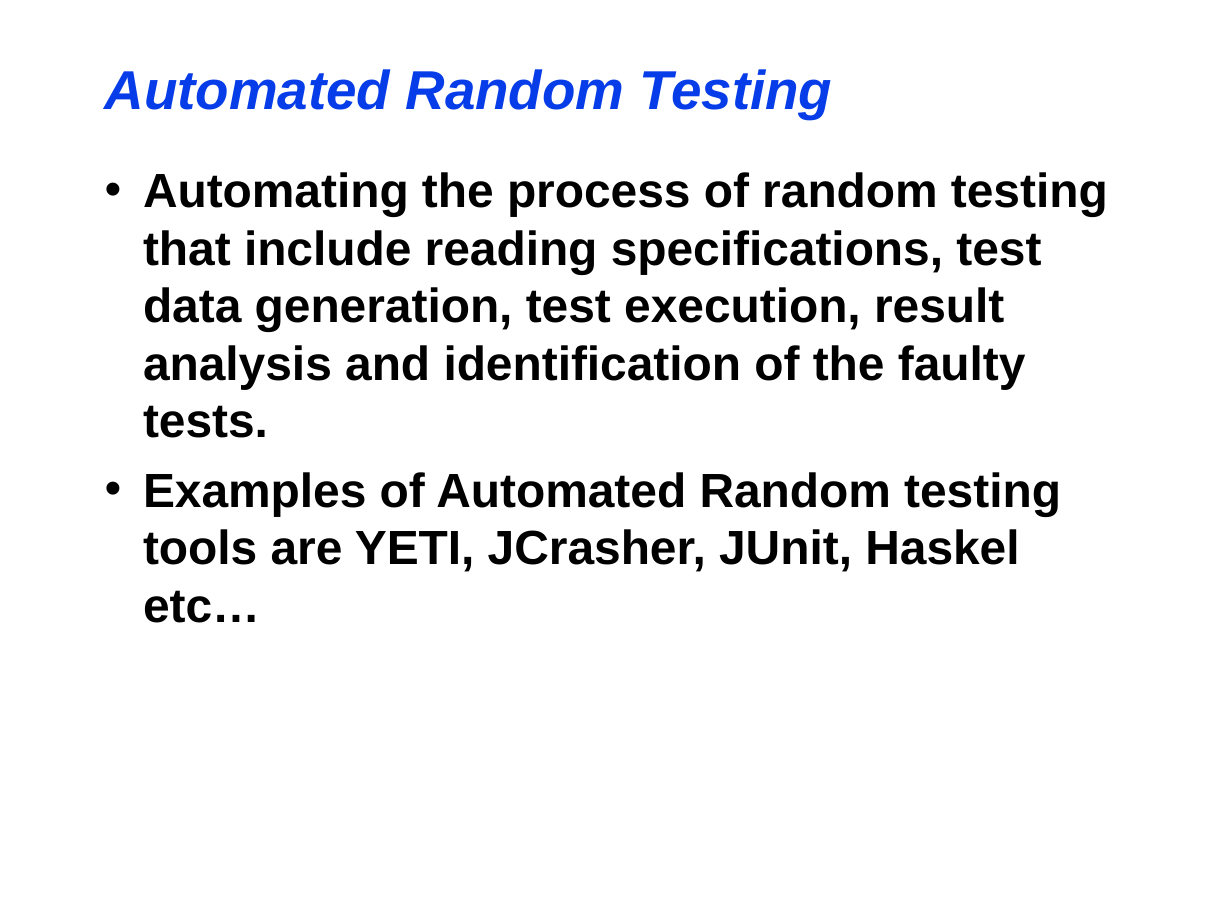
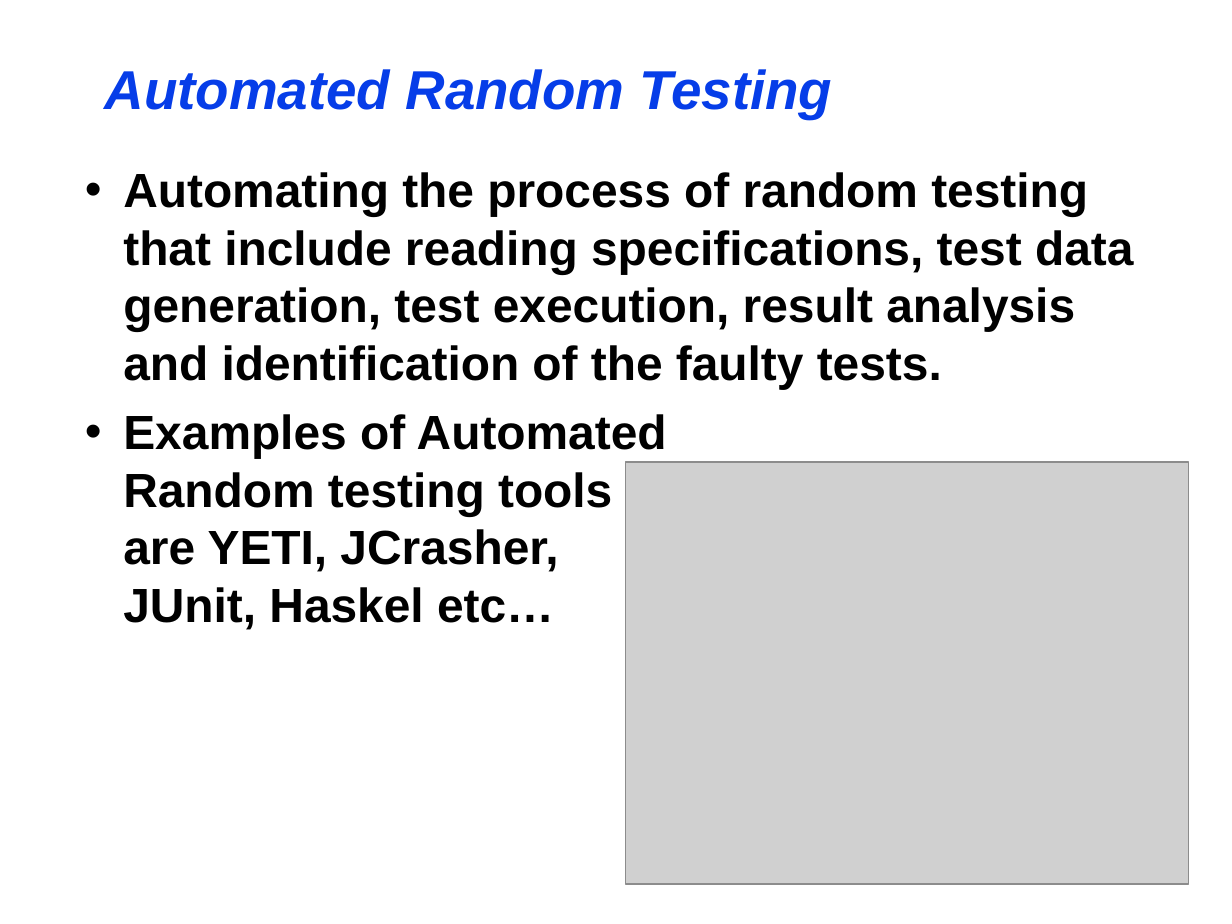
Before and after one commit to maochy/yeti-test, a slide deck: slide 5 of ThesisSeminar/ThesisSeminar.ppt. Drawn at 1232x924 pixels with LibreOffice and Linux fonts; fonts in the diff are those of the drawing; grey boxes stand for pictures. Boxes give left, top, right and bottom in pixels: in the first picture for what was removed or moved away, otherwise in the second. Text is boxed around its words. In the diff, an @@ line names an element or a change of style, - is before the commit and + after.

```diff
--- a/ThesisSeminar/ThesisSeminar.ppt
+++ b/ThesisSeminar/ThesisSeminar.ppt
@@ text "Automating the process of random ..." rewrapped from [143,172,1108,623] to [123,172,1133,630] @@
@@ picture added at [626,462,1189,885] @@
```
Also in this commit, not shown: 5 other slides changed.
